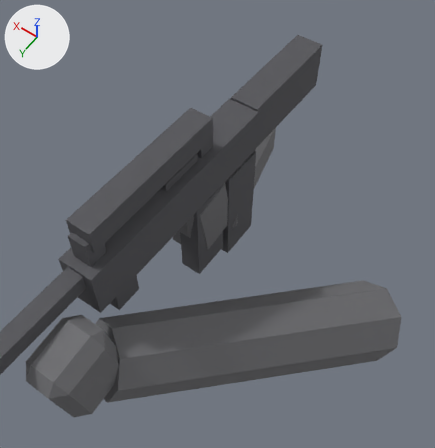
What one commit did to the glTF model art/models/WPN_Sniper.glb.
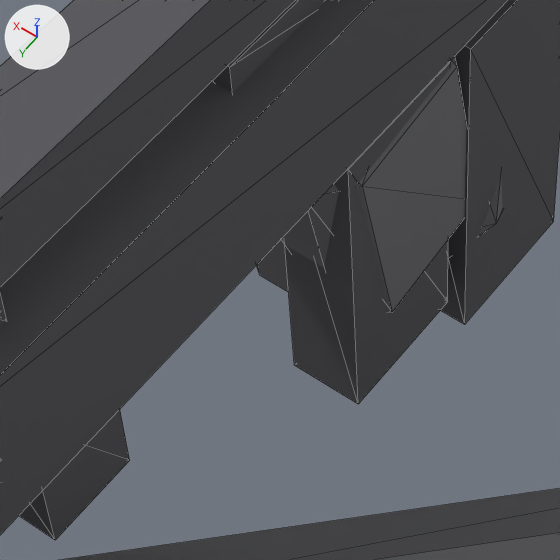
There are two pictures of each version: one from a camera (50 mm lens) standing at (-0.268, 0.323, 0.46) and looking at (0.0, -0.051, -0.129), one close up on the part from 24% to 58% of the width and 37% to 70% of the height. Lighting does not change. The marker at upper left points along +X, +Y and +Z. The older version's two pictures come first. The close-ups show mesh edges as thin lines. Where no turn or scale is listed for an object, it has been applied to the vertices. Vertices at exactly the same position are counted once.

Objects in the first close-up: 'Body', 'HandL', 'HandR', 'Mag', 'Slide'.
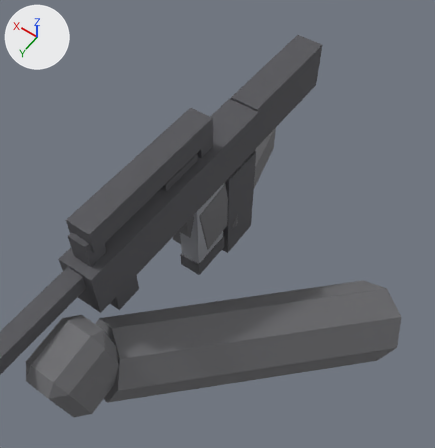
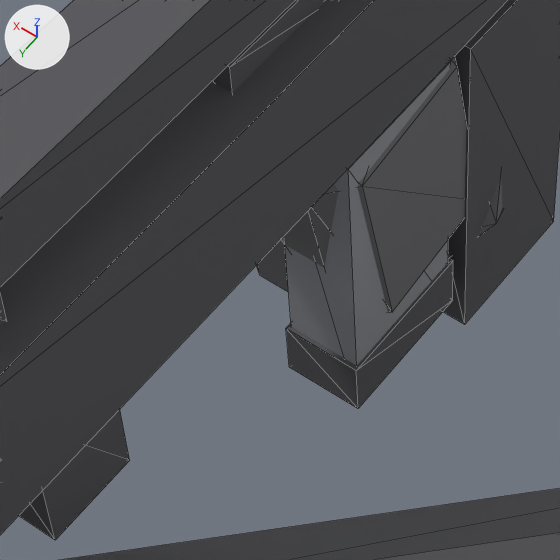
The change, as a list of edits to the scene's bpy script:
```text
Add mat_mat_mag:
    mat_mat_mag = principled_material('MAT_Mag')
    mat_mat_mag.base_color = (0.3, 0.31, 0.34)  # grey #95979e
    mat_mat_mag.roughness = 0.85
Change me_mag:
    used by ob_mag; location = (0.0, -0.02, -0.035)
    remove me_mag.from_pydata(...)  # 8 vertices, 12 faces; spans x -0.013..0.013, y -0.025..0.025, z -0.125..-0.005
    add me_mag.from_pydata(...)  # 16 vertices, 24 faces; spans x -0.014..0.014, y -0.0265..0.0265, z -0.125..-0.005
    me_mag part 1: a new loose piece, a box spanning x -0.014..0.014, y -0.0265..0.0265, z -0.125..-0.103, in mat_mat_weapon (dark grey #555559)
    me_mag part 2: 12 faces spanning x -0.013..0.013, y -0.025..0.025, z -0.125..-0.005 switch from mat_mat_weapon (dark grey #555559) to mat_mat_mag (grey #95979e)
```

What differs and where, as boxes (x1, y1, x2, y2) in the close-ups (560 x 560 px):
'Mag', reshaped
    before: (285, 61, 451, 404)
    after: (285, 61, 453, 409)
part 1 of me_mag, added
    after: (286, 258, 453, 409)
part 2 of me_mag, recoloured (dark grey to grey)
    before: (285, 61, 451, 404)
    after: (285, 61, 451, 366)
